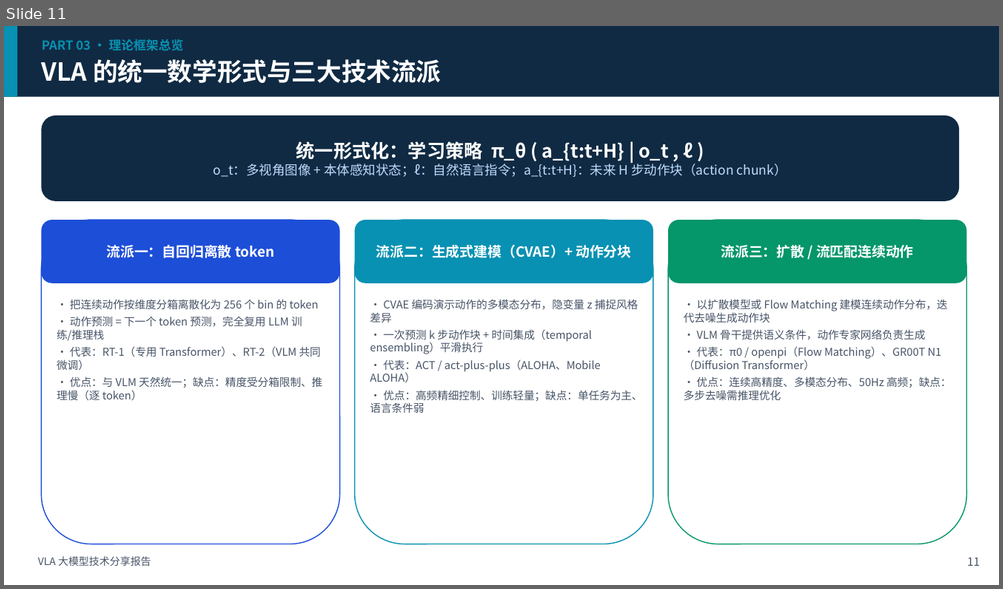
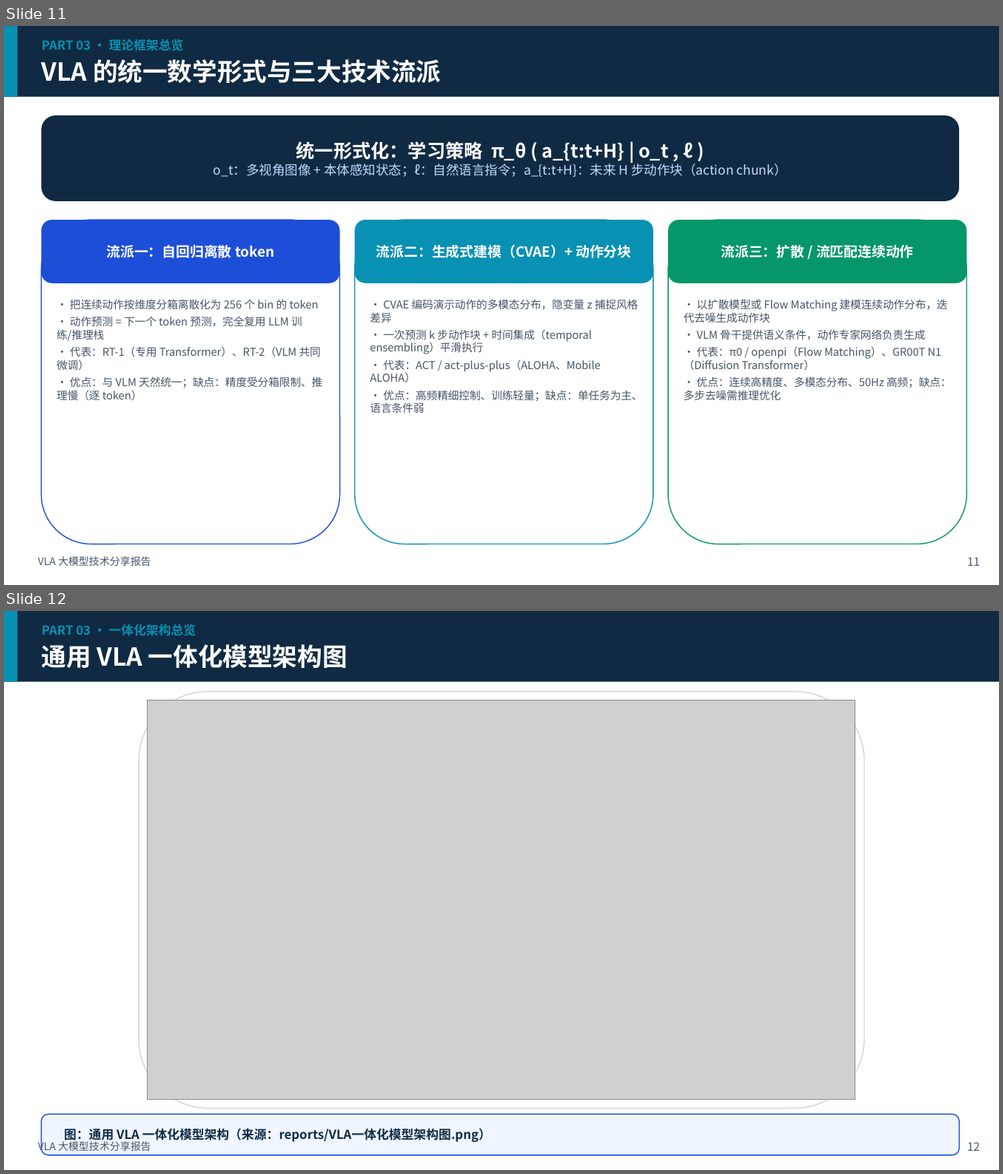
Before and after one commit to liumouyun0413/embodied-intlligence, a slide deck: reports/VLA大模型技术分享报告.pptx. Shown one above the other, each under a label of ours: slide 11 before the commit, slides 11 and 12 after it. The pictures are 1003x589 and 1003x1174 pixels, drawn with LibreOffice and Linux fonts; fonts in the diff are those of the drawing; grey boxes stand for pictures. Boxes give left, top, right and bottom in pixels: in the first picture for what was removed or moved away, otherwise in the second. Text is boxed around its words. In the diff, an @@ line names an element or a change of style, - is before the commit and + after.

```diff
--- a/reports/VLA大模型技术分享报告.pptx
+++ b/reports/VLA大模型技术分享报告.pptx
@@ slide 12 added at box(4, 611, 999, 1170), background #FFFFFF @@
@@ rectangle added at box(4, 611, 999, 682), fill #102A43 @@
@@ rectangle added at box(4, 611, 17, 682), fill #0891B2 @@
@@ text added at box(42, 624, 347, 668), 12 pt, text #0891B2, bold @@
+PART 03 · 一体化架构总览
+通用 VLA 一体化模型架构图
@@ rounded rectangle added at box(138, 692, 864, 1109), fill #FFFFFF, outline #D0D5DD 1 pt @@
@@ picture added at box(148, 701, 854, 1099) @@
@@ rounded rectangle added at box(41, 1115, 959, 1156), fill #EFF6FF, outline #1D4ED8 1 pt @@
@@ text added at box(38, 1140, 151, 1153), 10 pt, text #475467 @@
+VLA 大模型技术分享报告
@@ text added at box(64, 1128, 491, 1143), 12 pt, text #102A43, bold @@
+图：通用 VLA 一体化模型架构（来源：reports/VLA一体化模型架构图.png）
@@ text added at box(967, 1142, 979, 1151), 11 pt, text #475467 @@
+12
```
Also in this commit, not shown: 17 slides changed.
